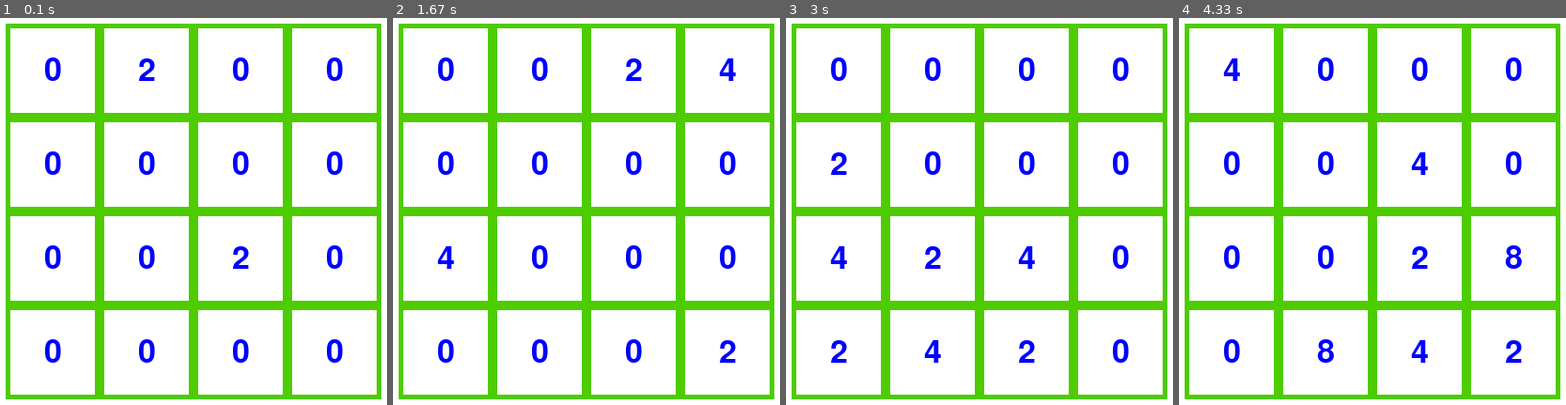
Above: before the commit, frames 1-4 (left to right).
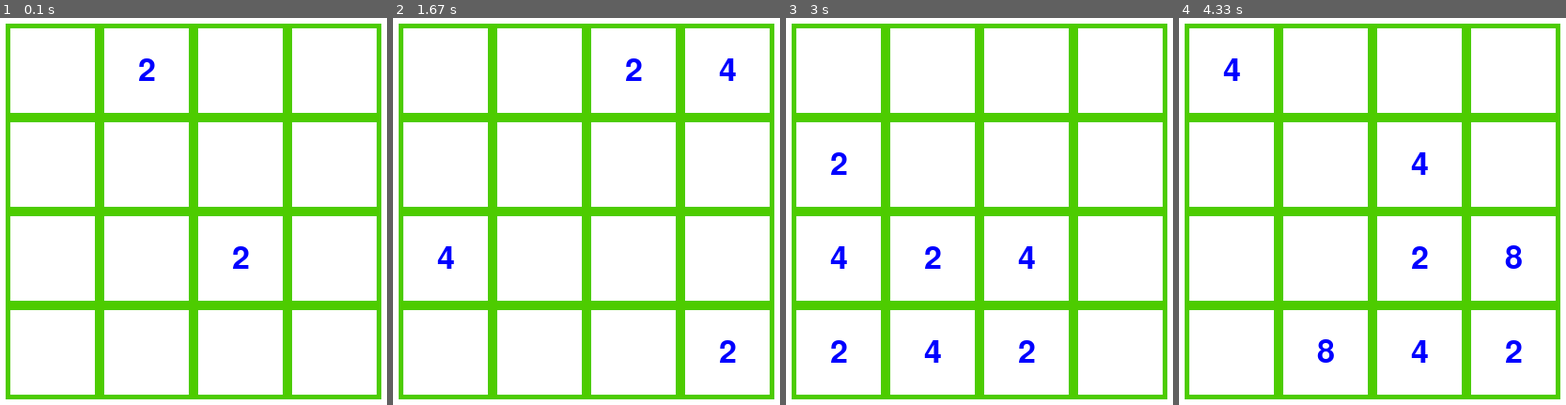
Above: after the commit, the same moments.

Repository: hash-7/2048-with-pygame
Game: pygame game, started from 2048.py
The game is run twice, just before and just after one commit, with the same random seed, the same clock (stepped at 60 frames per second) and the same inputs. The source is Python 2; it was converted automatically to run under Python 3.
Inputs:
- Up to frame 1 (0.1 s): no input
- Up to frame 2 (1.67 s): hold Right 0.33-0.8 s; hold Up 0.83-1.13 s; hold Right 1.17-1.63 s
- Up to frame 3 (3 s): hold Left 1.67-2.2 s; hold Down 2.23-2.53 s; hold Left 2.57-2.97 s
- Up to frame 4 (4.33 s): hold Up 3-3.37 s; hold Right 3.4-4.03 s; hold Down from 4.07 s (still down)

The runs differ from the first frame. In frame 1, 2.4% of the frame differs, in the area x 11-89%, y 10-90%; in frame 2, 2.0%; in frame 3, 1.5%; in frame 4, 1.5%.

Commit message:
gameOver function implemented

Diff:
--- a/2048.py
+++ b/2048.py
@@ -27,7 +27,10 @@
 
 def buildText(i,j):
 
-    text = myfont.render(board[j][i], True, BLUE)
+    if board[j][i] == "0":
+        text = myfont.render(" ", True, BLUE)
+    else:
+        text = myfont.render(board[j][i], True, BLUE)
     textRect = text.get_rect()
     textRect.centerx = i*100 + 75
     textRect.centery = j*100 + 180
@@ -38,6 +41,18 @@
     for i in range(4):
         for j in range(4):
             window.blit(buildText(i,j)[0], buildText(i,j)[1])
+
+def gameOver():
+    #window.fill(WHITE)
+    label = myfont.render("GAME OVER", True, RED)
+    labelRect = label.get_rect()
+    labelRect.centerx = window.get_rect().centerx
+    labelRect.centery = window.get_rect().centery
+    window.blit(label, labelRect)
+    event = pygame.event.wait()
+    if event.type == QUIT:
+        pygame.quit()
+        sys.exit()
 
 
 while True:
@@ -56,6 +71,8 @@
             if event.key == K_RIGHT:
                 board = main(board, "r")
 
+
+
     window.fill(WHITE)
     pygame.draw.rect(window, GREEN, pygame.Rect(25, 130, 400, 400))
 
@@ -66,6 +83,9 @@
 
     showText()
 
+    if checklose(board):
+        gameOver()
+
     pygame.display.update()
 
     time.sleep(0.02)
Not shown, added: moves.pyc
